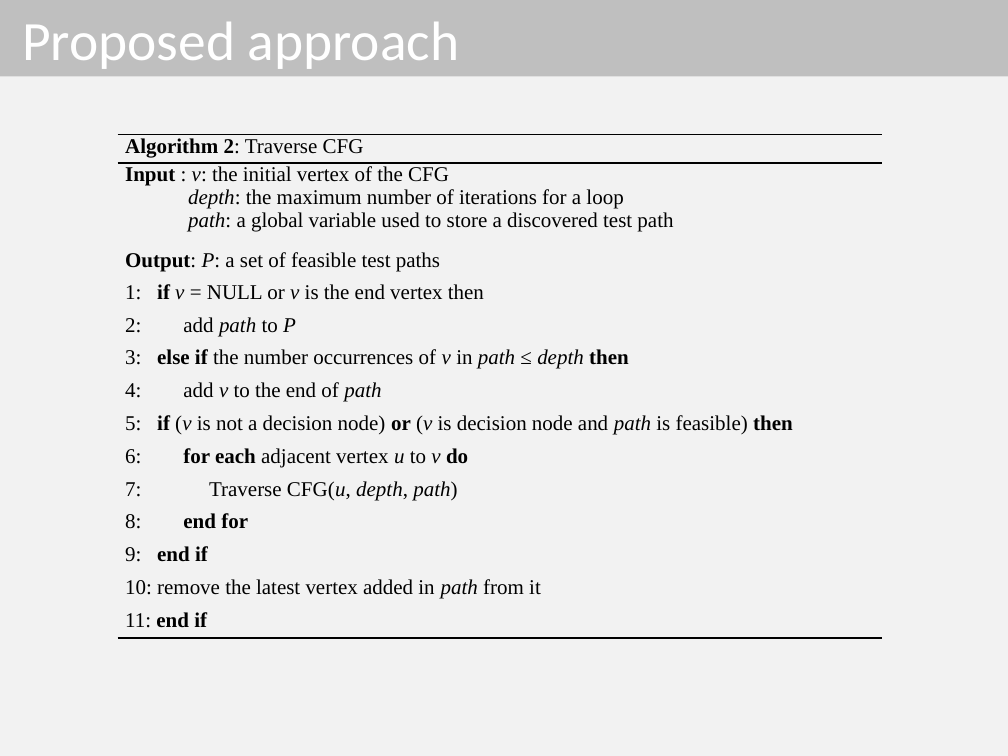
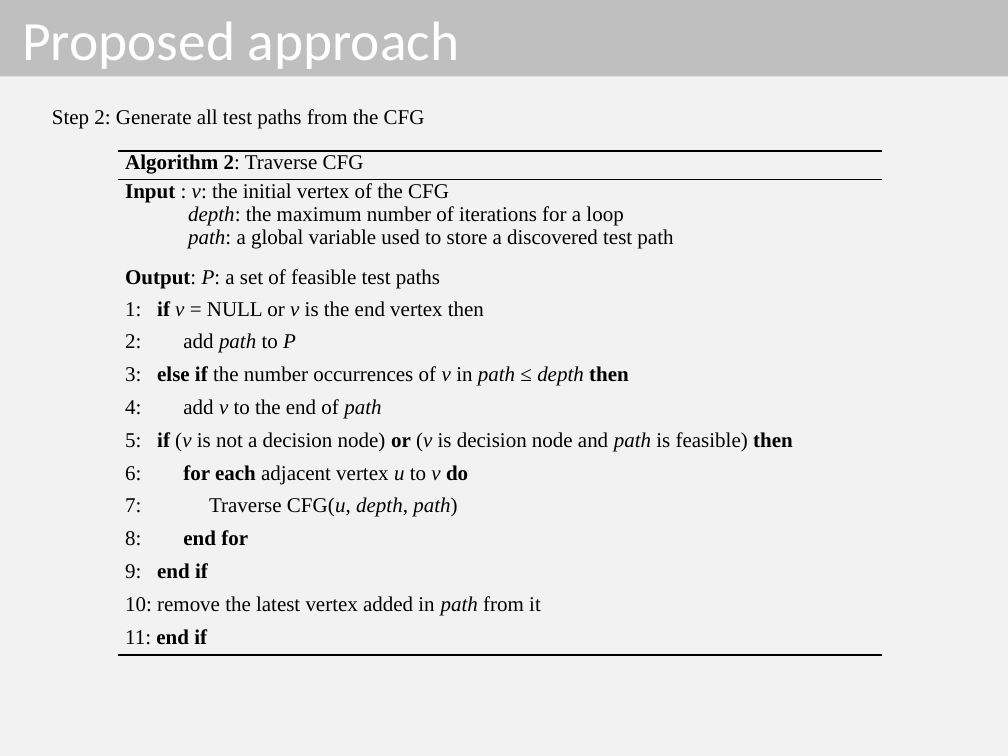
Before and after one commit to dinhngocthi/GAsource, a slide deck: slide 10 of CFT4CUnitSrc/src/report/PPSO_Presentation.pptx. Drawn at 1008x756 pixels with LibreOffice and Linux fonts; fonts in the diff are those of the drawing. Boxes give left, top, right and bottom in pixels: in the first picture for what was removed or moved away, otherwise in the second. Text is boxed around its words. In the diff, an @@ line names an element or a change of style, - is before the commit and + after.

```diff
--- a/CFT4CUnitSrc/src/report/PPSO_Presentation.pptx
+++ b/CFT4CUnitSrc/src/report/PPSO_Presentation.pptx
@@ text added at (x1=52, y1=109, x2=425, y2=129), 15 pt, text #000000 @@
+Step 2: Generate all test paths from the CFG
@@ table moved from (x1=118, y1=134, x2=882, y2=638) to (x1=118, y1=151, x2=882, y2=655) @@
```
Also in this commit, not shown: 3 other slides changed.
